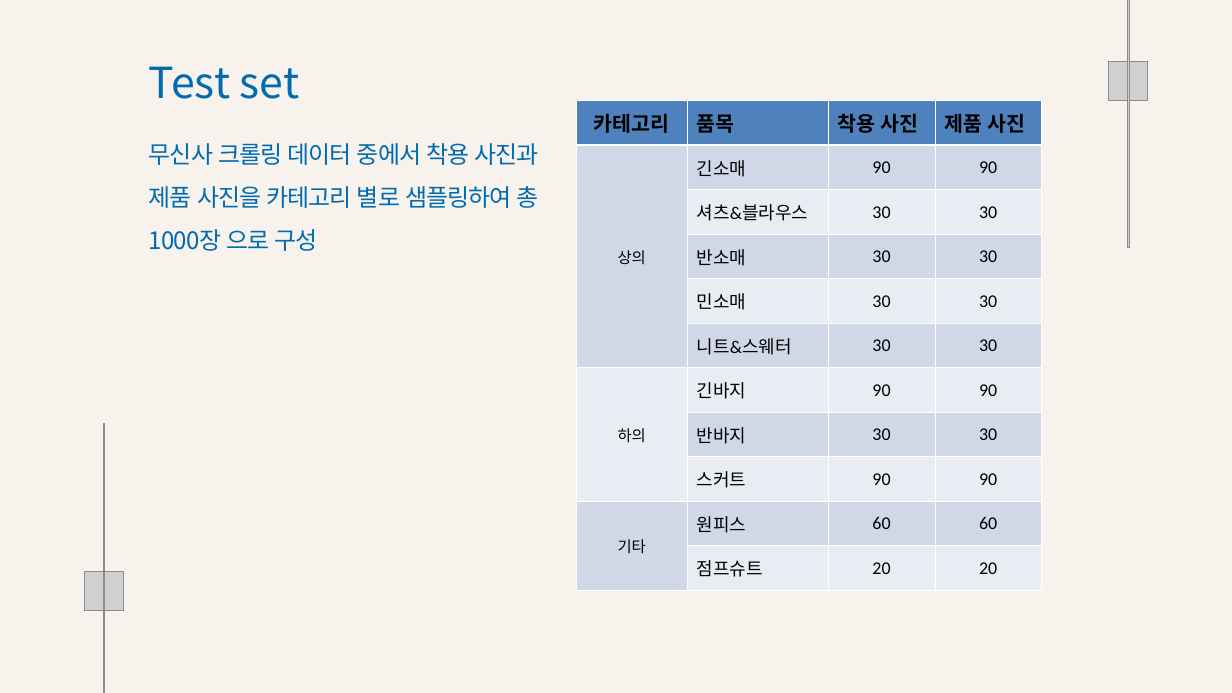
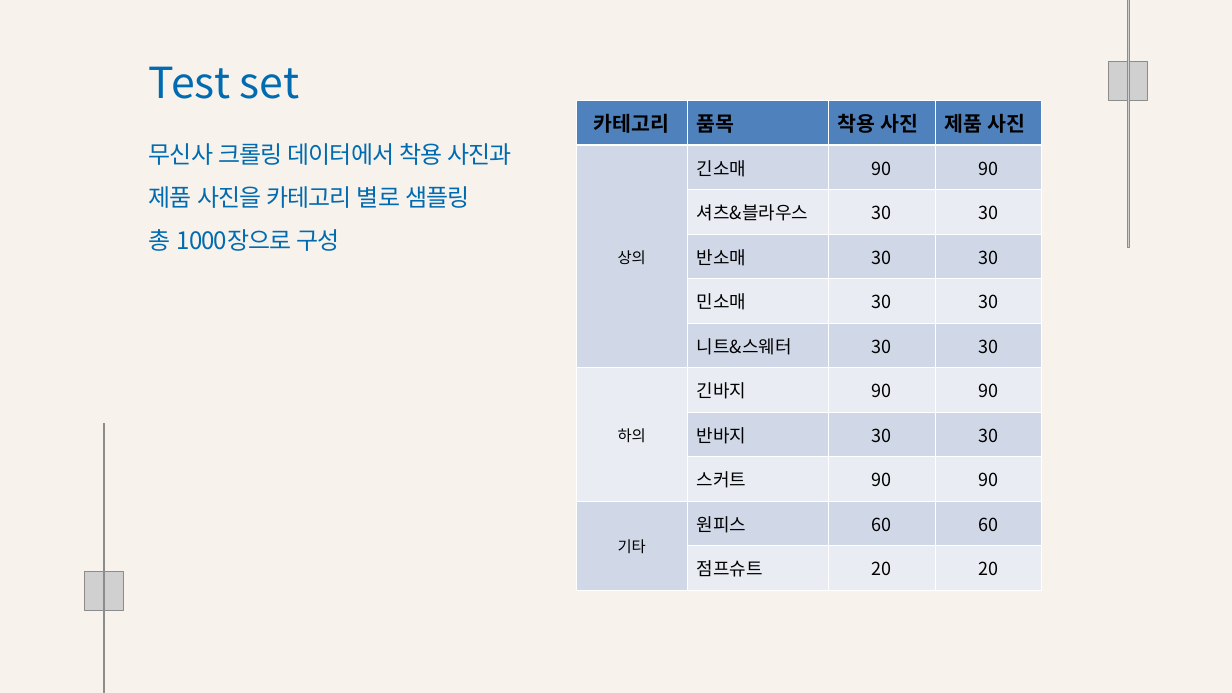
Before and after one commit to Playdata-G-DA35/DA35-final-team2-Item_Classification_RPA, a slide deck: slide 17 of documents/Clothes Detection 모델 결과 보고서.pptx. Drawn at 1232x693 pixels with LibreOffice and Linux fonts; fonts in the diff are those of the drawing; grey boxes stand for pictures; background and template pictures are left out. Boxes give left, top, right and bottom in pixels: in the first picture for what was removed or moved away, otherwise in the second. Text is boxed around its words. In the diff, an @@ line names an element or a change of style, - is before the commit and + after.

```diff
--- a/documents/Clothes Detection 모델 결과 보고서.pptx
+++ b/documents/Clothes Detection 모델 결과 보고서.pptx
@@ table at <box>576,101,1041,591</box> @@
@@ font Calibri to Noto Sans CJK KR @@
@@ text at <box>149,143,511,251</box>: text changed @@
-무신사 크롤링 데이터 중에서 착용 사진과 제품 사진을 카테고리 별로 샘플링하여 총 1000장 으로 구성
+무신사 크롤링 데이터에서 착용 사진과 제품 사진을 카테고리 별로 샘플링
+총 1000장으로 구성
```
Also in this commit, not shown: 16 other slides changed, 6 other files.
